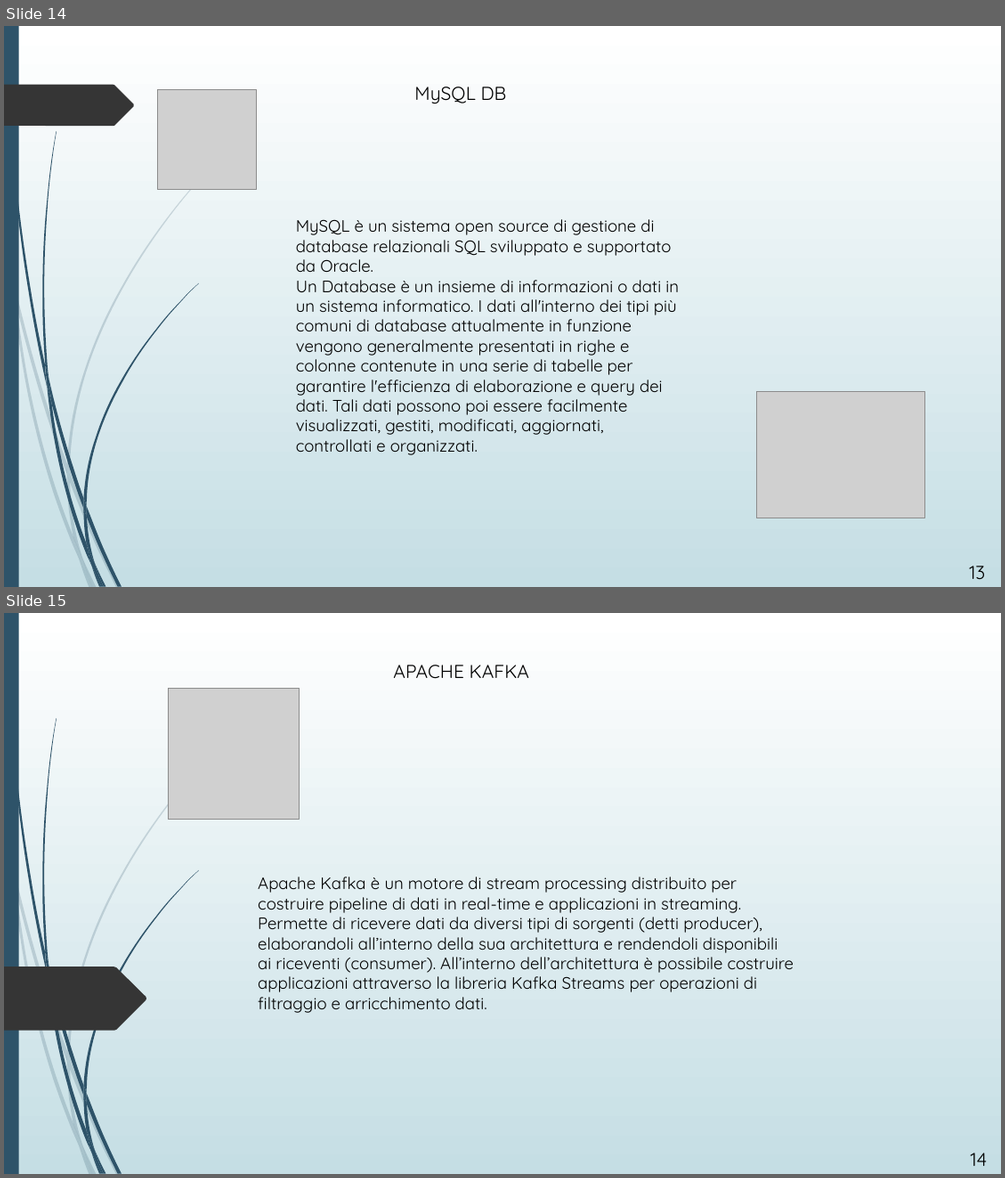
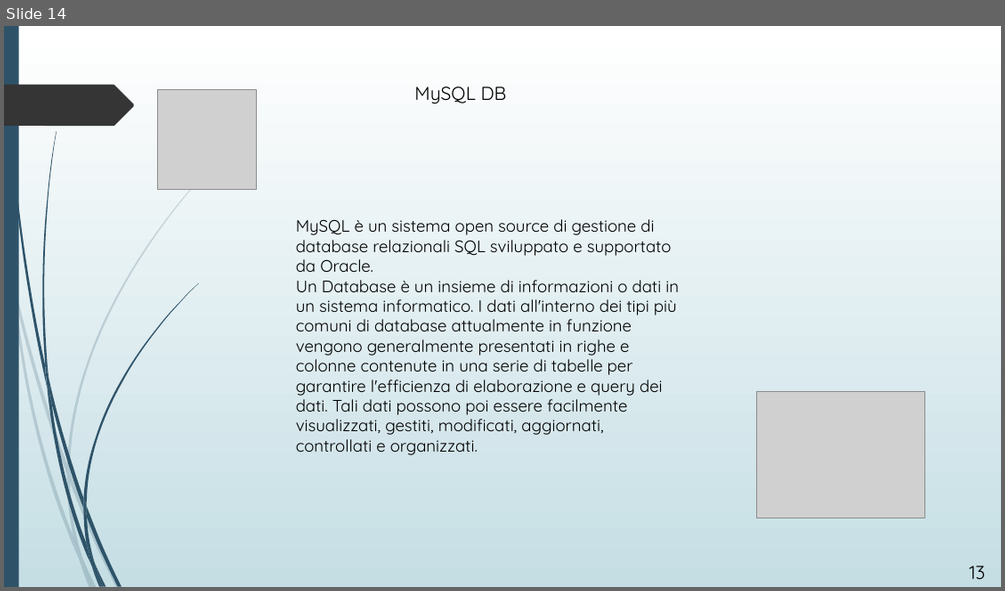
Before and after one commit to MatteoMa/MyAcquarium, a slide deck: presentazione applicazione.pptx. Shown one above the other, each under a label of ours: slides 14 and 15 before the commit, slide 14 after it. The pictures are 1005x1178 and 1005x591 pixels, drawn with LibreOffice and Linux fonts; fonts in the diff are those of the drawing; grey boxes stand for pictures. Boxes give left, top, right and bottom in pixels: in the first picture for what was removed or moved away, otherwise in the second. Text is boxed around its words. In the diff, an @@ line names an element or a change of style, - is before the commit and + after.

```diff
--- a/presentazione applicazione.pptx
+++ b/presentazione applicazione.pptx
@@ slide 15 removed at (4,613,1001,1174), background gradient #FFFFFF to #C5DEE5; not listed: 23 template elements that a slide beside it also shows @@
@@ text removed at (393,665,529,679) @@
-APACHE KAFKA
@@ picture removed at (168,688,299,819) @@
@@ text removed at (258,876,794,1013) @@
-Apache Kafka è un motore di stream processing distribuito per costruire pipeline di dati in real-time e applicazioni in streaming. Permette di ricevere dati da diversi tipi di sorgenti (detti producer), elaborandoli all’interno della sua architettura e rendendoli disponibili ai riceventi (consumer). All’interno dell’architettura è possibile costruire applicazioni attraverso la libreria Kafka Streams per operazioni di filtraggio e arricchimento dati.
@@ freeform shape removed at (4,966,146,1030) @@
@@ text removed at (971,1152,987,1166) @@
-14
```
Also in this commit, not shown: 1 slide changed, 2 slides added.
